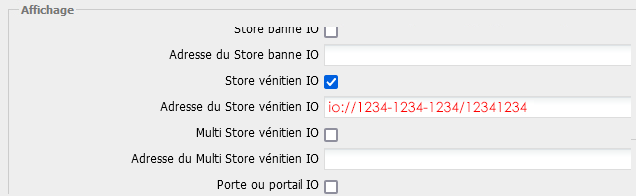
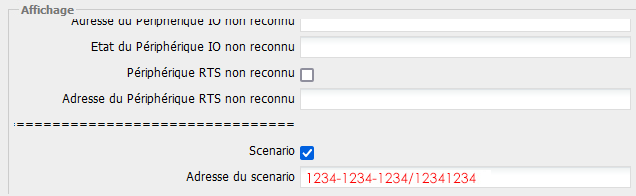
Layered file, before and after one edit (636x196). Changes by layer:
added layer "Calque 6" above "Calque 7" over (306, 170, 491, 185)
added layer "Calque 7" above "Calque 5" over (582, 19, 636, 188)
added layer "Calque 5" above "Calque 4" over (14, 19, 636, 194)
showed "Calque 1" over (91, 28, 545, 168)
